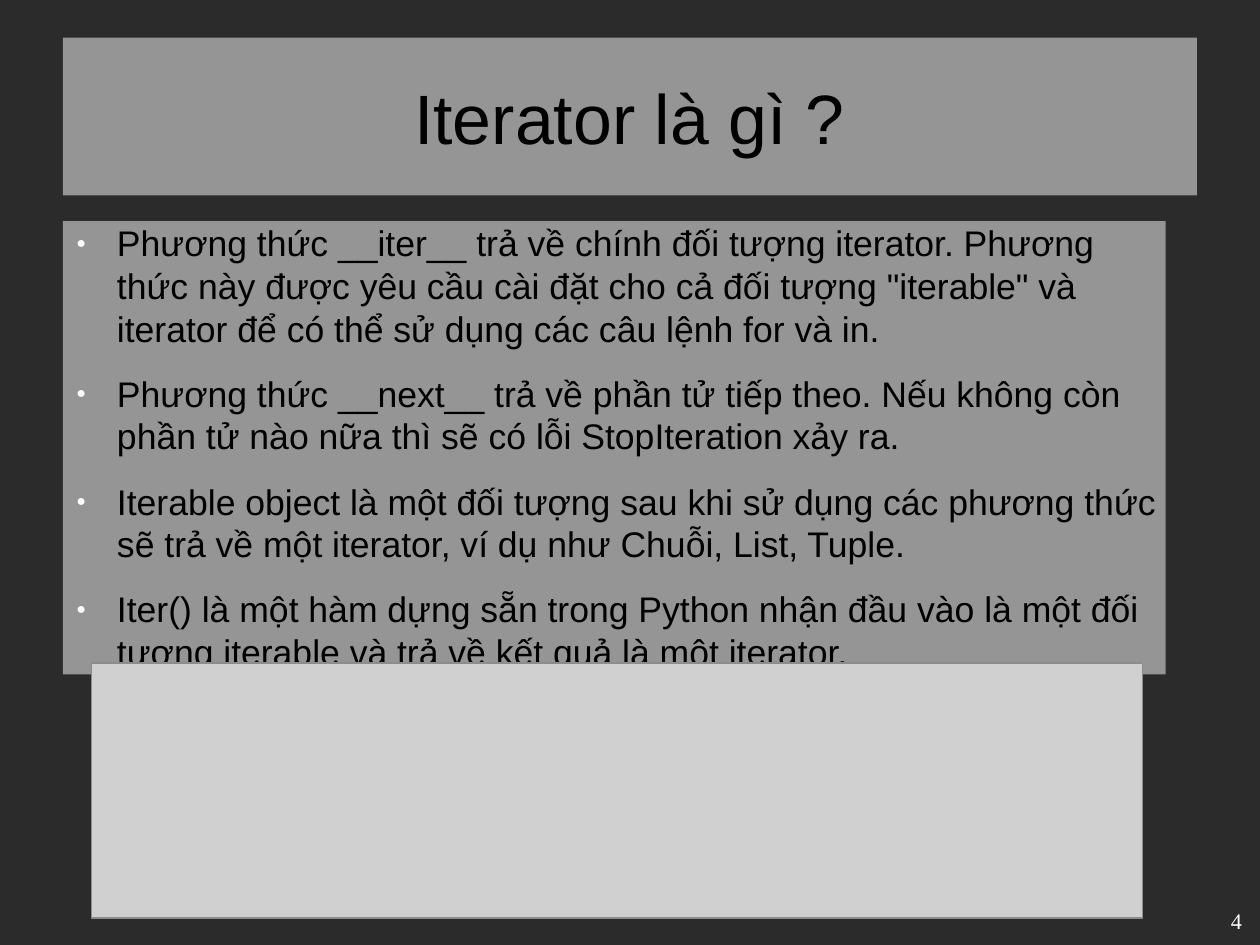
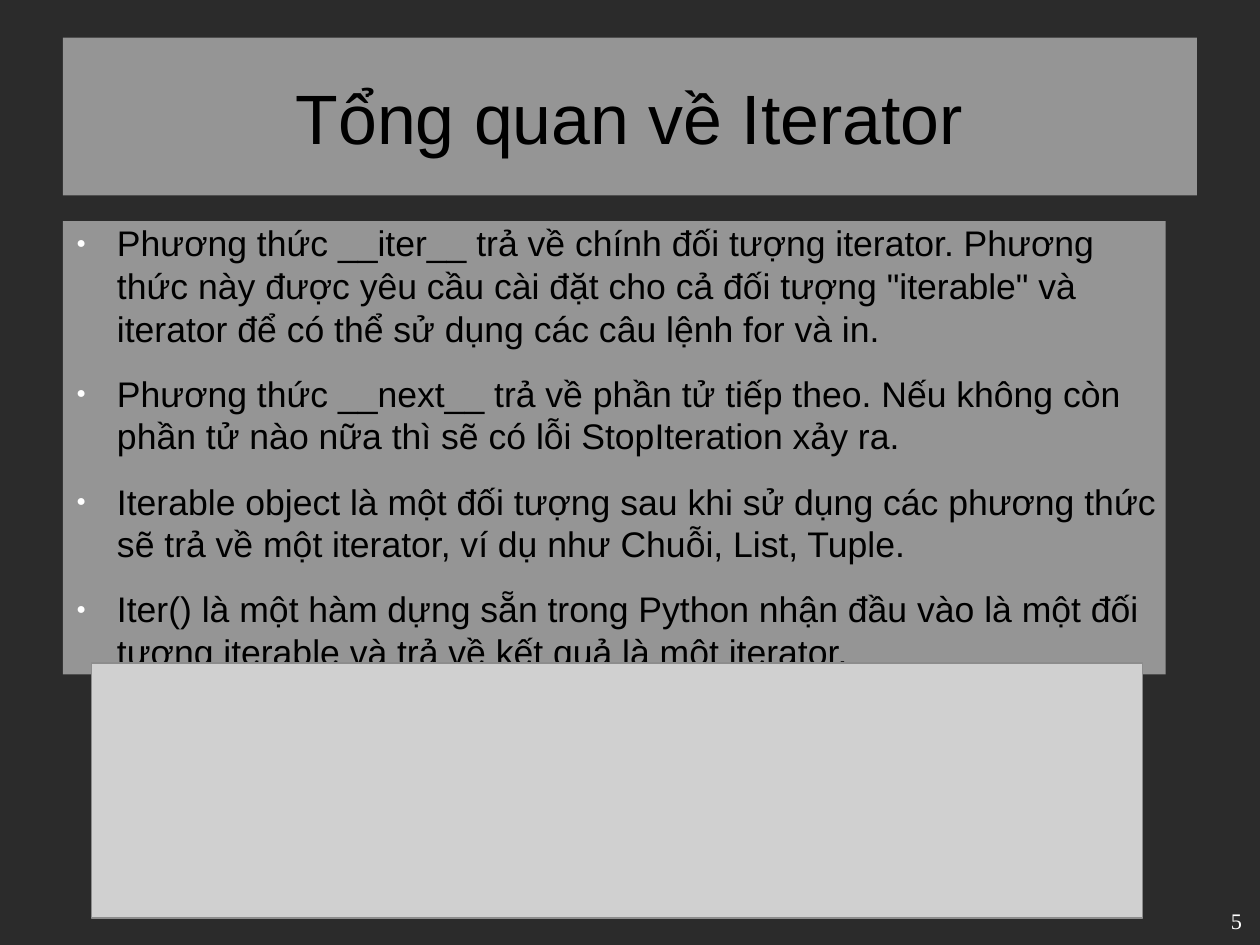
Before and after one commit to VitBomm/presentation, a slide deck: slide 5 of pre.odp (slide 4 before the commit). Drawn at 1260x945 pixels with LibreOffice and Linux fonts; fonts in the diff are those of the drawing; grey boxes stand for pictures; background and template pictures are left out; a plain dark background stands for a picture behind light text. Boxes give left, top, right and bottom in pixels: in the first picture for what was removed or moved away, otherwise in the second. Text is boxed around its words. In the diff, an @@ line names an element or a change of style, - is before the commit and + after.

Commit message:
[UPDATE]_presentation

```diff
--- a/pre.odp
+++ b/pre.odp
@@ title at <box>296,88,963,157</box>: text changed @@
-Iterator là gì ?
+Tổng quan về Iterator
@@ page number at <box>1231,914,1242,930</box>: text changed @@
-4
+5
```
Also in this commit, not shown: 1 other slide changed, 15 slides added, 2 slides removed, 1 other file.
